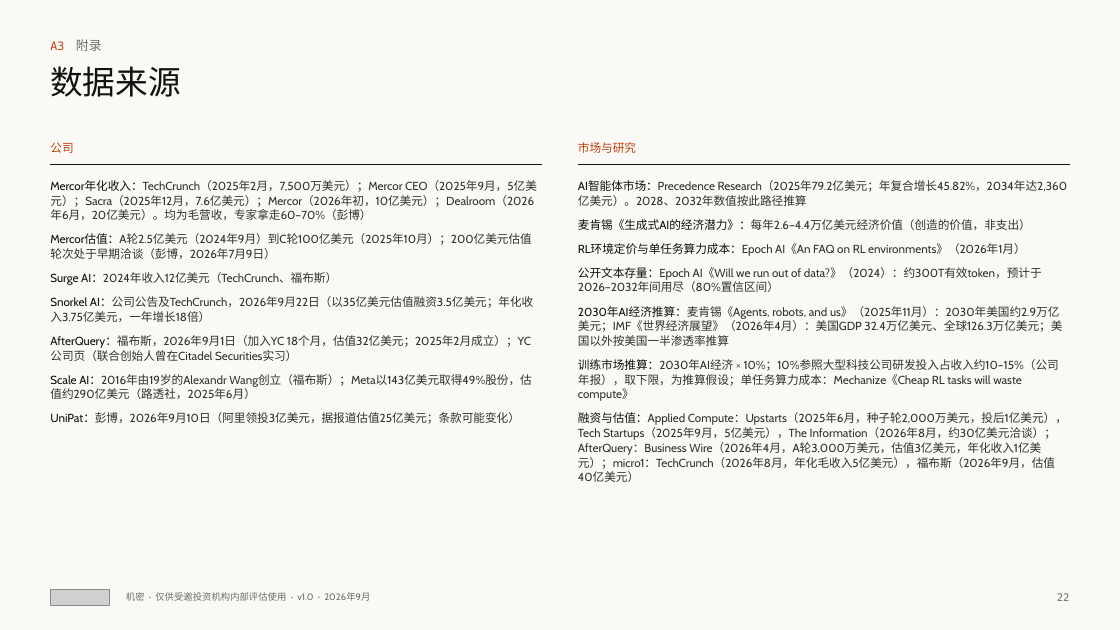
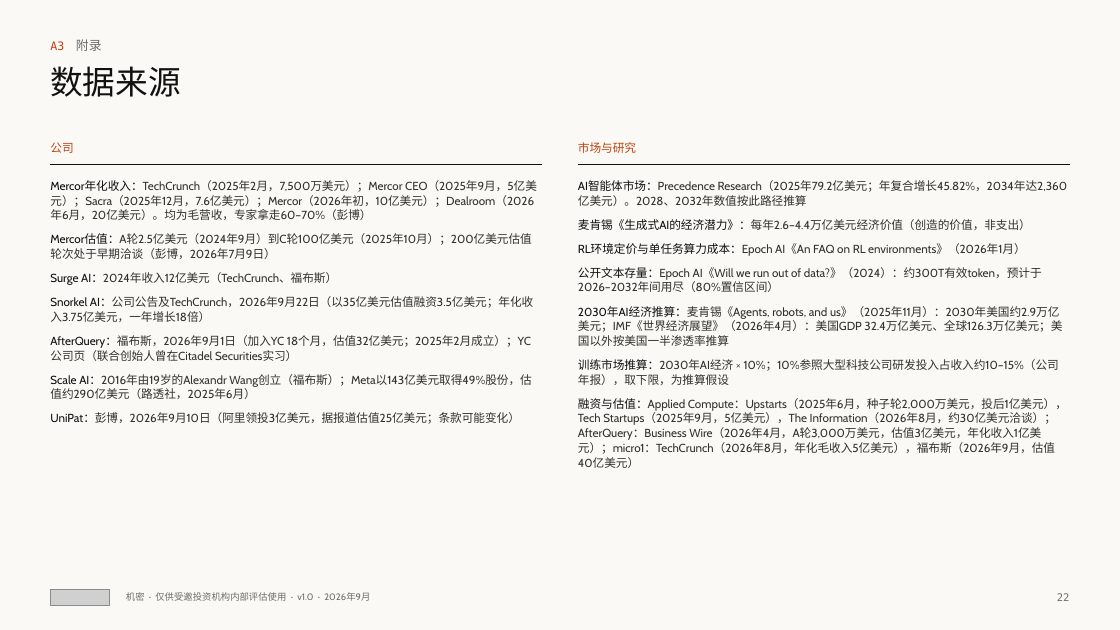
Before and after one commit to wangchen0802/Delta1, a slide deck: slide 22 of SimReal-BP-v17.pptx. Drawn at 1120x630 pixels with LibreOffice and Linux fonts; fonts in the diff are those of the drawing; grey boxes stand for pictures. Boxes give left, top, right and bottom in pixels: in the first picture for what was removed or moved away, otherwise in the second. Text is boxed around its words. In the diff, an @@ line names an element or a change of style, - is before the commit and + after.

```diff
--- a/SimReal-BP-v17.pptx
+++ b/SimReal-BP-v17.pptx
@@ text at (x1=578, y1=359, x2=1059, y2=385): text changed @@
-训练市场推算：2030年AI经济 × 10%；10%参照大型科技公司研发投入占收入约10–15%（公司年报），取下限，为推算假设；单任务算力成本：Mechanize《Cheap RL tasks will waste compute》
+训练市场推算：2030年AI经济 × 10%；10%参照大型科技公司研发投入占收入约10–15%（公司年报），取下限，为推算假设
```
Also in this commit, not shown: 3 other slides changed, 1 slide added, 1 slide removed, 2 other files.
